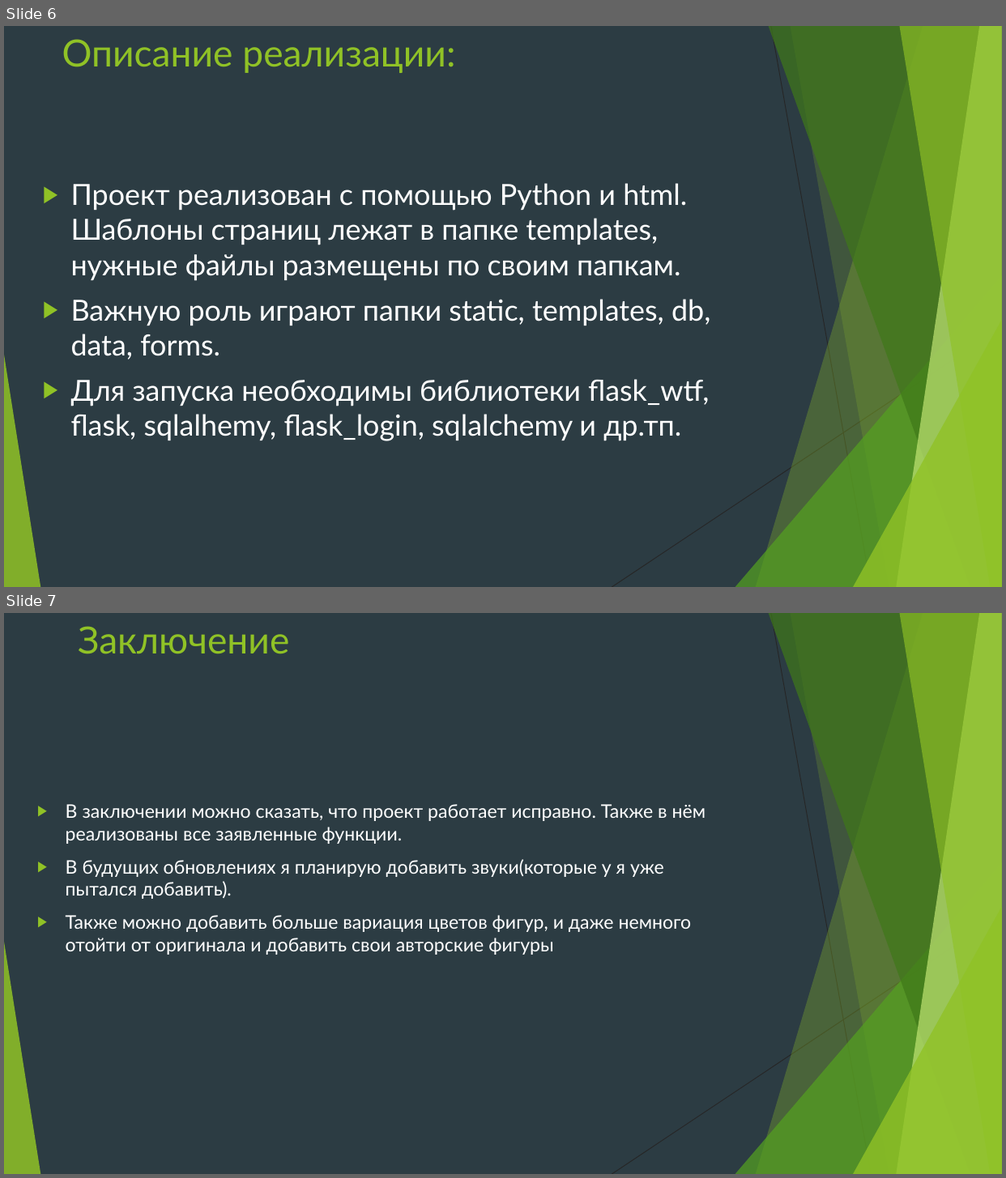
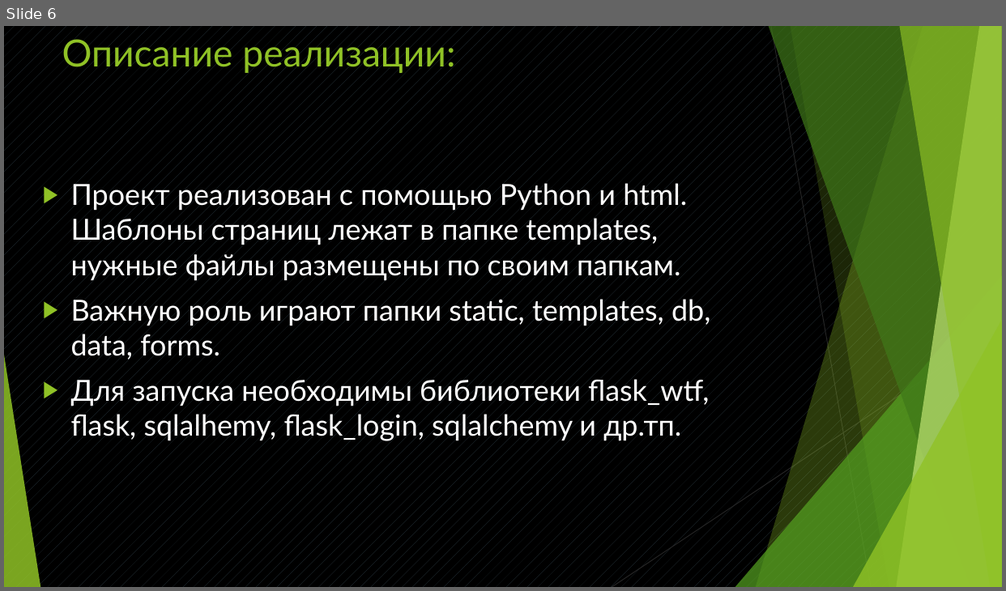
Before and after one commit to Makson157/WEB_Project_-, a slide deck: Проект онлайн магазин.pptx. Shown one above the other, each under a label of ours: slides 6 and 7 before the commit, slide 6 after it. The pictures are 1006x1178 and 1006x591 pixels, drawn with LibreOffice and Linux fonts; fonts in the diff are those of the drawing. Boxes give left, top, right and bottom in pixels: in the first picture for what was removed or moved away, otherwise in the second. Text is boxed around its words. In the diff, an @@ line names an element or a change of style, - is before the commit and + after.

```diff
--- a/Проект онлайн магазин.pptx
+++ b/Проект онлайн магазин.pptx
@@ slide 7 removed at (4,613,1002,1174), background #2C3C43; not listed: 10 template elements that a slide beside it also shows @@
@@ title removed at (78,626,289,654) @@
-Заключение
@@ text removed at (66,804,705,955) @@
-▶ В заключении можно сказать, что проект работает исправно. Также в нём реализованы все заявленные функции.
-▶ В будущих обновлениях я планирую добавить звуки(которые у я уже пытался добавить).
-▶ Также можно добавить больше вариация цветов фигур, и даже немного отойти от оригинала и добавить свои авторские фигуры
@@ slide 6 changed as well @@
@@ background #2C3C43 to pattern #2C3C43 on #000000 @@
```
Also in this commit, not shown: 3 other slides changed.
